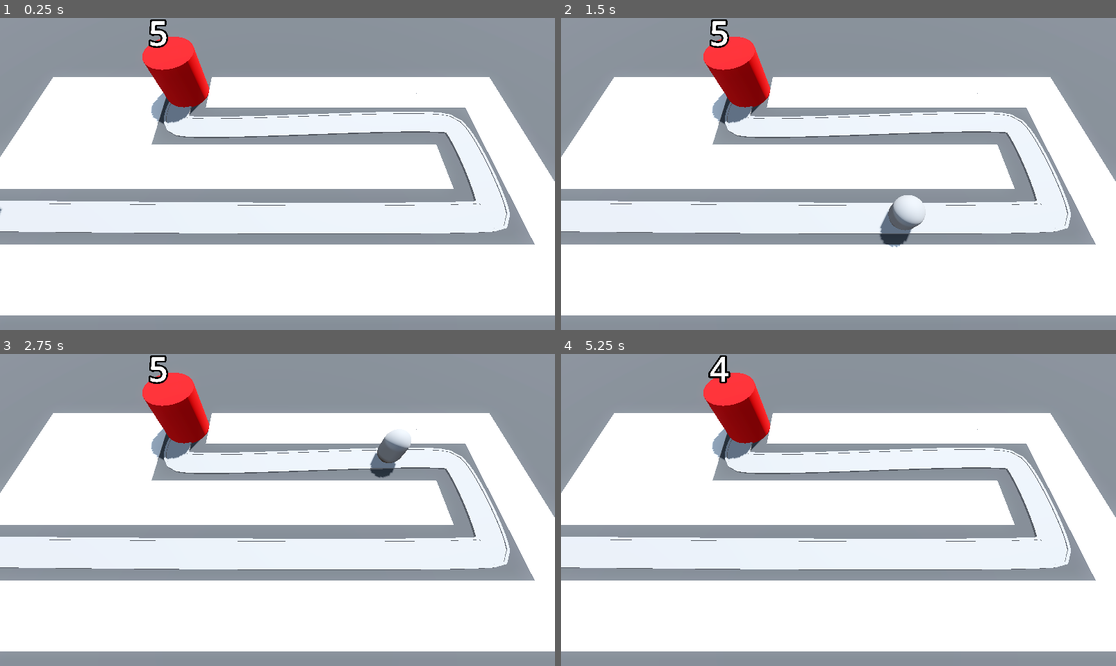
Above: before the commit, frames 1-4 (two rows, left to right).
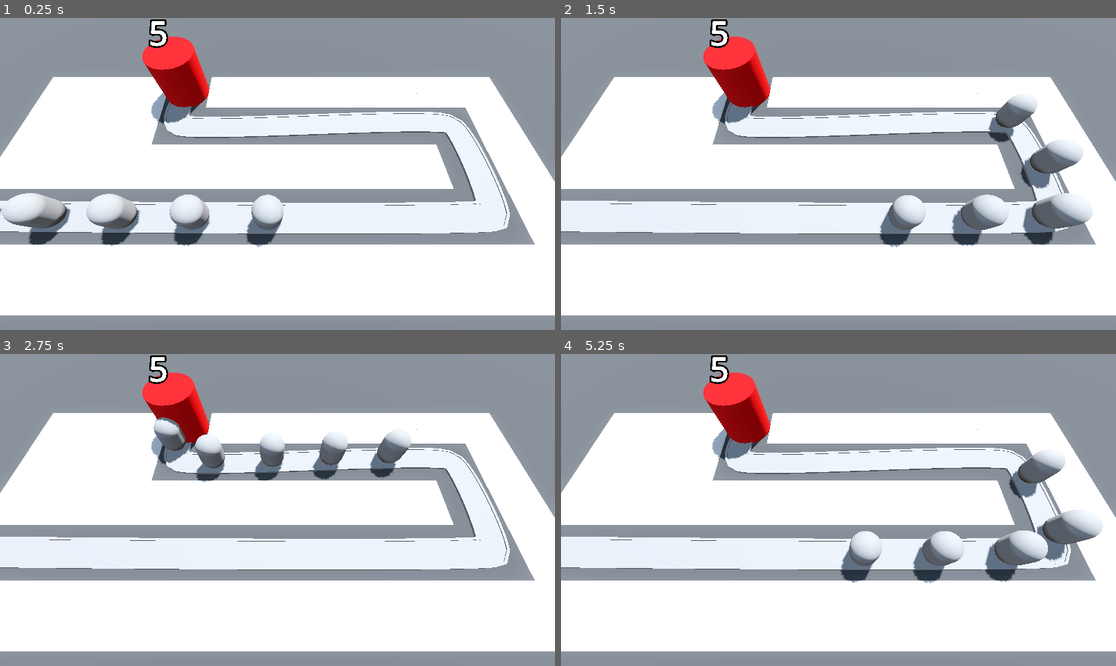
Above: after the commit, the same moments.

Repository: beltranbot/barbarian-blaster
Game: Godot game, scene res://BaseLevel.tscn
Two runs of this game, one before a commit and one after it. Both use one fixed random seed, a clock stepped at 60 frames per second and the inputs below.
Inputs:
- Up to frame 1 (0.25 s): no input
- Up to frame 2 (1.5 s): no input
- Up to frame 3 (2.75 s): no input
- Up to frame 4 (5.25 s): no input

The runs differ from the first frame. In frame 1, 3.2% of the frame differs, in the area x 0-52%, y 56-74%; in frame 2, 3.8%; in frame 3, 2.1%; in frame 4, 4.5%, in the area x 26-98%, y 0-74%.

Commit message:
3.9 introducing properties

Diff:
--- a/Base/base.gd
+++ b/Base/base.gd
@@ -1,13 +1,20 @@
 extends Node3D
 
 @export var max_health: int = 5
+var current_health: int:
+	set(health_in):
+		current_health = health_in
+		label_3d.text = str(current_health)
+		print("health was changed")
+		if current_health < 1:
+			get_tree().reload_current_scene()
+			pass
+		pass
 
 @onready var label_3d: Label3D = $Label3D
 
 func _ready() -> void:
-	label_3d.text = str(max_health)
+	current_health = max_health
 
 func take_damage() -> void:
-	max_health -= 1
-	label_3d.text = str(max_health)
-	print("damage dealt to base!")
+	current_health -= 1
--- a/BaseLevel.tscn
+++ b/BaseLevel.tscn
@@ -97,5 +97,21 @@
 [node name="Enemy" parent="Path3D" instance=ExtResource("2_a3eqb")]
 transform = Transform3D(-4.37109e-08, 0, -0.999988, 0, 1, 0, 0.999988, 0, -4.37109e-08, -27, 0, 6)
 
+[node name="Enemy2" parent="Path3D" instance=ExtResource("2_a3eqb")]
+transform = Transform3D(-0.0106109, 0, -0.999932, 0, 1, 0, 0.999932, 0, -0.0106109, -22.0005, 0, 6.05649)
+progress = 5.0
+
+[node name="Enemy3" parent="Path3D" instance=ExtResource("2_a3eqb")]
+transform = Transform3D(-0.00937537, 0, -0.999944, 0, 1, 0, 0.999944, 0, -0.00937537, -17.0006, 0, 6.10648)
+progress = 10.0
+
+[node name="Enemy4" parent="Path3D" instance=ExtResource("2_a3eqb")]
+transform = Transform3D(-0.0079876, 0, -0.999956, 0, 1, 0, 0.999956, 0, -0.0079876, -12.0008, 0, 6.14999)
+progress = 15.0
+
+[node name="Enemy5" parent="Path3D" instance=ExtResource("2_a3eqb")]
+transform = Transform3D(-0.00625317, 0, -0.999968, 0, 1, 0, 0.999968, 0, -0.00625317, -7.0009, 0, 6.18579)
+progress = 20.0
+
 [node name="Base" parent="." instance=ExtResource("3_w1b3w")]
 transform = Transform3D(1, 0, 0, 0, 1, 0, 0, 0, 1, -10, 0, -6)
